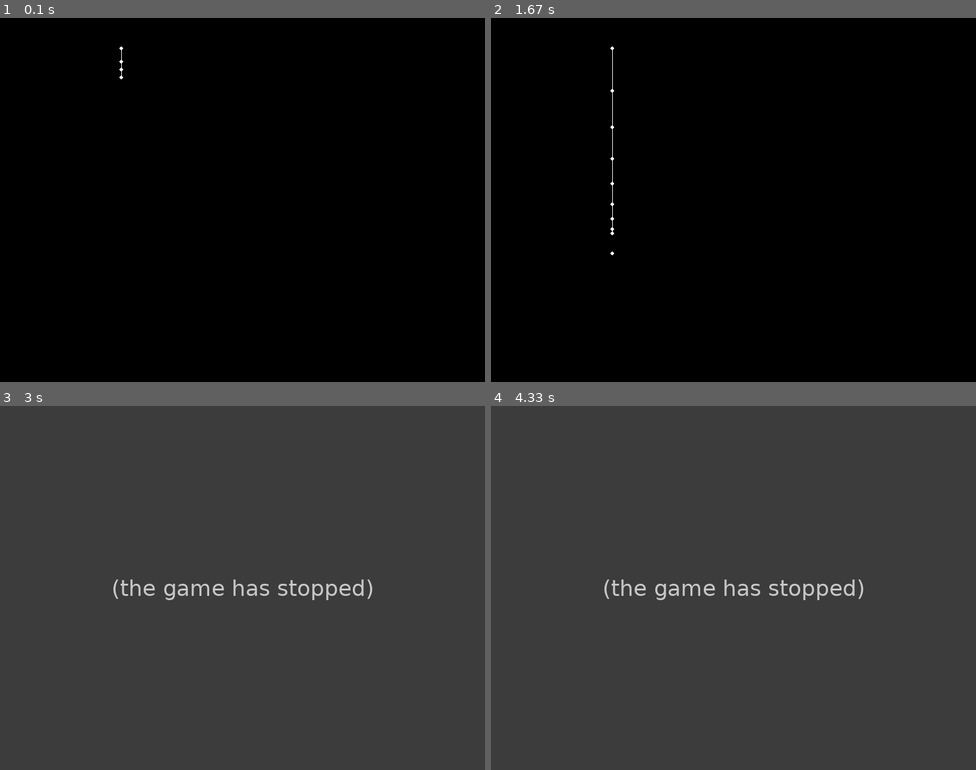
Above: before the commit, frames 1-4 (two rows, left to right).
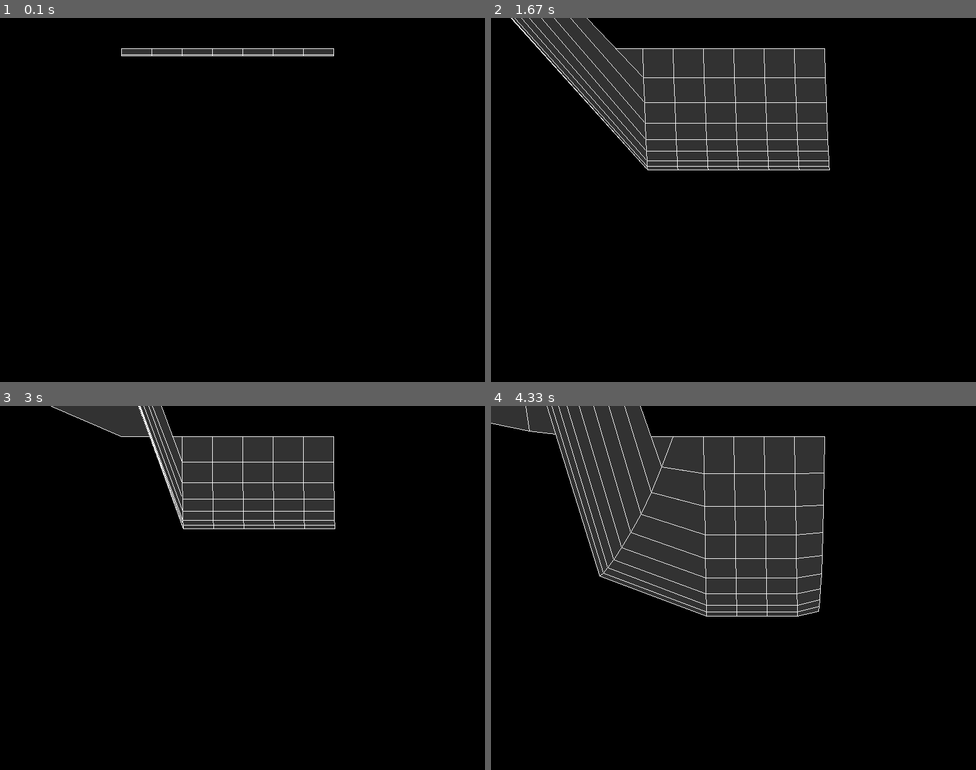
Above: after the commit, the same moments.

Repository: rbaltrusch/pygame_examples
Game: pygame game, started from code/cloth_simulation/main.py
Two runs of this game, one before a commit and one after it. Both use one fixed random seed, a clock stepped at 60 frames per second and the inputs below.
Inputs (mouse positions are in pixels of both pictures, inside the frame that each line leads up to):
- Up to frame 1 (0.1 s): no input
- Up to frame 2 (1.67 s): hold W 0.33-0.8 s; press the mouse at (617, 203) at 0.87 s; move the mouse to (699, 243) at 0.97 s; release the mouse at (782, 280) at 1.1 s; hold A from 1.17 s (still down); move the mouse to (583, 145) at 1.2 s
- Up to frame 3 (3 s): release A at 1.7 s; hold R 1.73-2.13 s; hold A 1.73-2.13 s; press the mouse at (126, 591) at 2.2 s; move the mouse to (189, 529) at 2.3 s; release the mouse at (252, 464) at 2.43 s; press the mouse at (126, 591) at 2.53 s; move the mouse to (174, 635) at 2.63 s; release the mouse at (218, 682) at 2.77 s; hold Q from 2.83 s (still down); hold A from 2.83 s (still down)
- Up to frame 4 (4.33 s): release Q at 3.23 s; release A at 3.23 s; press the mouse at (617, 591) at 3.3 s; move the mouse to (597, 555) at 3.4 s; release the mouse at (578, 518) at 3.53 s; hold A 3.6-4 s; move the mouse to (830, 591) at 3.63 s; click (830, 591) at 3.68 s; hold W from 4.03 s (still down); click (655, 467) at 4.12 s

The runs differ from the first frame. In frame 1, 1.0% of the frame differs, in the area x 24-69%, y 7-17%; in frame 2, 18%; in frame 3, 91%, in the area x 0-100%, y 0-100%; in frame 4, 76%.
Error before the commit: TypeError: connect_nodes() got an unexpected keyword argument 'length' (main.py line 150); the game stopped at 1.73 s (later frames are placeholders)

Commit message:
Add final version of the cloth simulation
This adds the horizontal forces, wind, possibility to affix selected nodes, and improves the design and documentation of the project.

Diff:
--- a/code/cloth_simulation/main.py
+++ b/code/cloth_simulation/main.py
@@ -1,5 +1,16 @@
 # -*- coding: utf-8 -*-
-""""""
+"""
+Cloth simulation with custom physics implementation:
+    Force of gravity, air resistance, elastic restoration force
+
+Controls:
+    Pick up and move a node by dragging it with the mouse
+    Press A while dragging a node to toggle its affixed status
+    Press Q to decrease wind force / increase wind to the left
+    Press W to increase wind force / increase wind to the right
+    Press R to respawn cloth nodes
+    Press Escape to exit
+"""
 
 # pylint: disable=no-member
 # pylint: disable=invalid-name
@@ -12,112 +23,190 @@
 from typing import List, Optional
 import pygame
 
+
+POLYGON_COLOUR = (50, 50, 50)
+LINE_COLOUR = (255, 255, 255)
+FPS = 500
+TICK = 0.01
 MIN_MASS = 0.01
-NODE_COLOUR = (255, 255, 255)
-LINE_COLOUR = (255, 255, 255)
 NODE_RADIUS = 3
-NODE_MASS = 100
+NODE_MASS = 400
 GRAVITY = 10_000
 MIN_FORCE_THRESHOLD = 0
 AIR_FRICTION_COEFFICIENT = 500
-FPS = 200
-TICK = 0.02
-NODE_SELECT_RADIUS = 20
+ELASTICITY = 1_000_000
+
+
+def calculate_acceleration(force: float, speed: float, mass: float) -> float:
+    """
+    Calculates acceleration from the specified force and mass,
+    factoring in air resistance drag force calculated from the specified (current) speed.
+    """
+    air_resistance = min(abs(force), calculate_air_resistance_force(speed))
+    drag_direction = 1 if speed > 0 else 0
+    total_force = force - air_resistance * drag_direction
+    if abs(total_force) < MIN_FORCE_THRESHOLD:
+        total_force = 0
+    return total_force / max(mass, MIN_MASS)
+
+
+def calculate_air_resistance_force(speed: float) -> float:
+    """
+    Returns the air resistance (drag force) based on the specified speed
+    Note: this equation is a simplification of the actual equation:
+    F = (1/2) p v² C A, representing (1/2) p C A as AIR_FRICTION_COEFFICIENT
+    source: https://en.wikipedia.org/wiki/Drag_(physics)#The_drag_equation
+    """
+    return AIR_FRICTION_COEFFICIENT * speed**2
 
 
 @dataclass
 class NodeConnection:
+    """Encapsulates a node between two nodes to handle elastic restoration force physics"""
+
     start: Node
     end: Node
-    nominal_length: float
     elasticity: float = 0
 
-    def __post_init__(self):
-        self.length: float = self.nominal_length
-
-    def render(self, screen: pygame.surface.Surface):
-        pygame.draw.line(screen, LINE_COLOUR, self.start.position, self.end.position)
-
     def set_elastic_restoring_forces(self) -> None:
-        direction = 1 if self.start.y < self.end.y else -1
-        length = math.dist(self.start.position, self.end.position)
-        force = (self.nominal_length - length) * self.elasticity * direction
-        self.end.elastic_restoring_force += force / 2
-        self.start.elastic_restoring_force -= force / 2
+        """Calculates symmetric elastic forces in x and y directions using Hook's law
+        F = k x where k is the elastic constant (here the elasticity of the connection)
+        and x the displacement from rest position.
+        The calculated force is split evenly between both nodes of the connection.
+        """
+        self._set_elastic_restoring_y_forces()
+        self._set_elastic_restoring_x_forces()
+
+    def _set_elastic_restoring_y_forces(self) -> None:
+        length = self.start.y - self.end.y
+        force = length * self.elasticity / 2
+        self.end.elastic_restoring_y_force += force
+        self.start.elastic_restoring_y_force -= force
+
+    def _set_elastic_restoring_x_forces(self) -> None:
+        length = self.start.x - self.end.x
+        force = length * self.elasticity / 2
+        self.end.elastic_restoring_x_force += force
+        self.start.elastic_restoring_x_force -= force
 
 
 @dataclass
 class Node:
+    """Node class with custom physics implementation"""
+
     mass: float
     x: float = 0
     y: float = 0
     speed_x: float = 0
     speed_y: float = 0
-    previous_node_connection: Optional[NodeConnection] = None
+    previous_node_y_connection: Optional[NodeConnection] = None
+    previous_node_x_connection: Optional[NodeConnection] = None
     affixed: bool = False
 
     def __post_init__(self):
-        self.elastic_restoring_force: float = 0
+        self.elastic_restoring_y_force: float = 0
+        self.elastic_restoring_x_force: float = 0
 
     def reset(self):
-        self.elastic_restoring_force = 0
+        """Resets the node's elastic forces"""
+        self.elastic_restoring_y_force = 0
+        self.elastic_restoring_x_force = 0
 
     def update(self):
+        """Updates the node force, speed and position"""
         if self.affixed:
             return
-        self.speed_y += self.calculate_vertical_acceleration() * TICK
+        self.speed_y += self._calculate_vertical_acceleration() * TICK
+        self.speed_x += self._calculate_horizontal_acceleration() * TICK
         self.y += self.speed_y * TICK
+        self.x += self.speed_x * TICK
 
     def render(self, screen: pygame.surface.Surface) -> None:
-        if self.previous_node_connection:
-            self.previous_node_connection.render(screen)
-        pygame.draw.circle(screen, NODE_COLOUR, self.position, NODE_RADIUS)
-
-    def calculate_vertical_acceleration(self) -> float:
-        force = self.calculate_vertical_force()
-        air_resistance = min(abs(force), self.calculate_air_resistance_force())
-        drag_direction = 1 if self.speed_y > 0 else 0
-        total_force = force - air_resistance * drag_direction
-        if abs(total_force) < MIN_FORCE_THRESHOLD:
-            total_force = 0
-        return total_force / max(self.mass, MIN_MASS)
+        """Renders the node using a four-sided polygon"""
+        if not self.previous_node_x_connection or not self.previous_node_y_connection:
+            return
+
+        points = [
+            self.previous_node_x_connection.start.position,
+            self.position,
+            self.previous_node_y_connection.start.position,
+        ]
+        conn = self.previous_node_x_connection.start.previous_node_y_connection
+        if conn:
+            points.append(conn.start.position)
+        pygame.draw.polygon(screen, POLYGON_COLOUR, points)
+        pygame.draw.polygon(screen, LINE_COLOUR, points, width=1)
+
+    def _calculate_vertical_acceleration(self) -> float:
+        """
+        Calculates the force of gravity using Newton's second law of motion:
+        F = m a, where m is the node mass and a the acceleration due to gravity.
+        """
+        force = self.mass * GRAVITY + self.elastic_restoring_y_force
+        return calculate_acceleration(force, self.speed_y, self.mass)
+
+    def _calculate_horizontal_acceleration(self) -> float:
+        force = self.elastic_restoring_x_force
+        return calculate_acceleration(force, self.speed_x, self.mass)
 
     def set_elastic_restoring_force(self) -> None:
-        if self.previous_node_connection is not None:
-            self.previous_node_connection.set_elastic_restoring_forces()
-
-    def calculate_vertical_force(self) -> float:
-        force_of_gravity = self.mass * GRAVITY
-        return force_of_gravity + self.elastic_restoring_force
-
-    def calculate_air_resistance_force(self) -> float:
-        return AIR_FRICTION_COEFFICIENT * self.speed_y**2
+        """
+        Sets vertical elastic forces.
+        Crashes for some reason when also setting horizontal forces?
+        """
+        if self.previous_node_y_connection is not None:
+            self.previous_node_y_connection.set_elastic_restoring_forces()
 
     @property
     def position(self):
+        """The position of the node"""
         return (self.x, self.y)
 
 
 def connect_nodes(nodes: List[Node], elasticity: float) -> None:
+    """Connects all specified nodes into"""
     if len(nodes) < 2:
         return
     nodes[0].affixed = True
     for previous_node, node in zip(nodes, nodes[1:]):
-        node.previous_node_connection = NodeConnection(
-            start=previous_node,
-            end=node,
-            nominal_length=0,
-            elasticity=elasticity,
+        node.previous_node_y_connection = NodeConnection(
+            start=previous_node, end=node, elasticity=elasticity
         )
 
 
-def update_nodes(nodes: List[Node]) -> None:
+def connect_ropes(ropes: List[List[Node]], elasticity: float) -> None:
+    """Connects each "rope" (vertically-connected nodes) horizontally to form a connected grid"""
+    if len(ropes) < 2:
+        return
+    for nodes in zip(*ropes):
+        node: Node
+        for previous_node, node in zip(nodes, nodes[1:]):
+            node.previous_node_x_connection = NodeConnection(
+                start=previous_node, end=node, elasticity=elasticity
+            )
+
+
+def update_nodes(nodes: List[Node], wind: float) -> None:
+    """Updates node physics by calculating node forces, speeds and positions"""
     for node in nodes:
         node.reset()
     for node in nodes:
+        node.elastic_restoring_x_force = wind
+    for node in nodes:
         node.set_elastic_restoring_force()
     for node in nodes:
         node.update()
+
+
+def init_cloth_nodes() -> List[Node]:
+    """Initializes a grid of interconnected nodes to simulate cloth, then returns all  nodes"""
+    ropes: List[List[Node]] = []
+    for x in range(200, 600, 50):
+        nodes = [Node(x=x, y=50, mass=NODE_MASS) for _ in range(10)]
+        connect_nodes(nodes, elasticity=ELASTICITY)
+        ropes.append(nodes)
+    connect_ropes(ropes, elasticity=ELASTICITY * 100)
+    return [node for rope in ropes for node in rope]
 
 
 def main():
@@ -125,9 +214,9 @@
     pygame.init()
     screen = pygame.display.set_mode((800, 600))
     clock = pygame.time.Clock()
-    nodes = [Node(x=200, y=50, mass=NODE_MASS) for _ in range(10)]
-    connect_nodes(nodes, elasticity=200_000)
-
+    nodes = init_cloth_nodes()
+
+    wind: float = 0
     terminated = False
     selected_node: Optional[Node] = None
     while not terminated:
@@ -135,24 +224,29 @@
             if event.type == pygame.QUIT:
                 terminated = True
             elif event.type == pygame.MOUSEBUTTONDOWN:
-                mouse_pos = pygame.mouse.get_pos()
-                distances = [math.dist(x.position, mouse_pos) for x in nodes]
-                dist, node = min(zip(distances, nodes))
-                if dist < max(NODE_RADIUS, NODE_SELECT_RADIUS):
-                    selected_node = node
-                else:
-                    node.previous_node_connection = None
+                selected_node = min(
+                    nodes, key=lambda x: math.dist(pygame.mouse.get_pos(), x.position)
+                )
             elif event.type == pygame.MOUSEBUTTONUP:
                 selected_node = None
             elif event.type == pygame.KEYDOWN:
+                if event.key == pygame.K_ESCAPE:
+                    terminated = True
                 if event.key == pygame.K_r:
-                    nodes = [Node(x=200, y=50, mass=NODE_MASS) for _ in range(10)]
-                    connect_nodes(nodes, length=0, elasticity=200_000)
+                    nodes = init_cloth_nodes()
+                elif event.key == pygame.K_q:
+                    wind -= 100_000
+                elif event.key == pygame.K_w:
+                    wind += 100_000
+                elif event.key == pygame.K_a and selected_node:
+                    selected_node.affixed = not selected_node.affixed
+                    selected_node = None
 
         if selected_node is not None:
-            selected_node.y = pygame.mouse.get_pos()[1]
-
-        update_nodes(nodes)
+            selected_node.x, selected_node.y = pygame.mouse.get_pos()
+
+        print(f"{wind=}")
+        update_nodes(nodes, wind)
         screen.fill((0, 0, 0))
         for node in nodes:
             node.render(screen)
